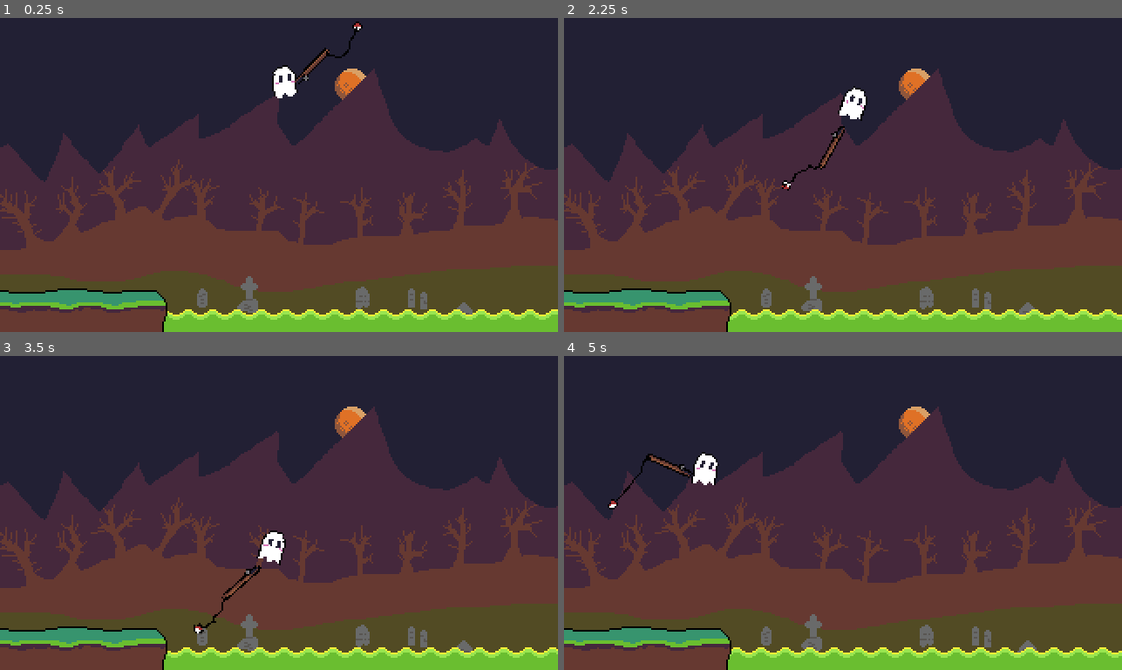
Above: before the commit, frames 1-4 (two rows, left to right).
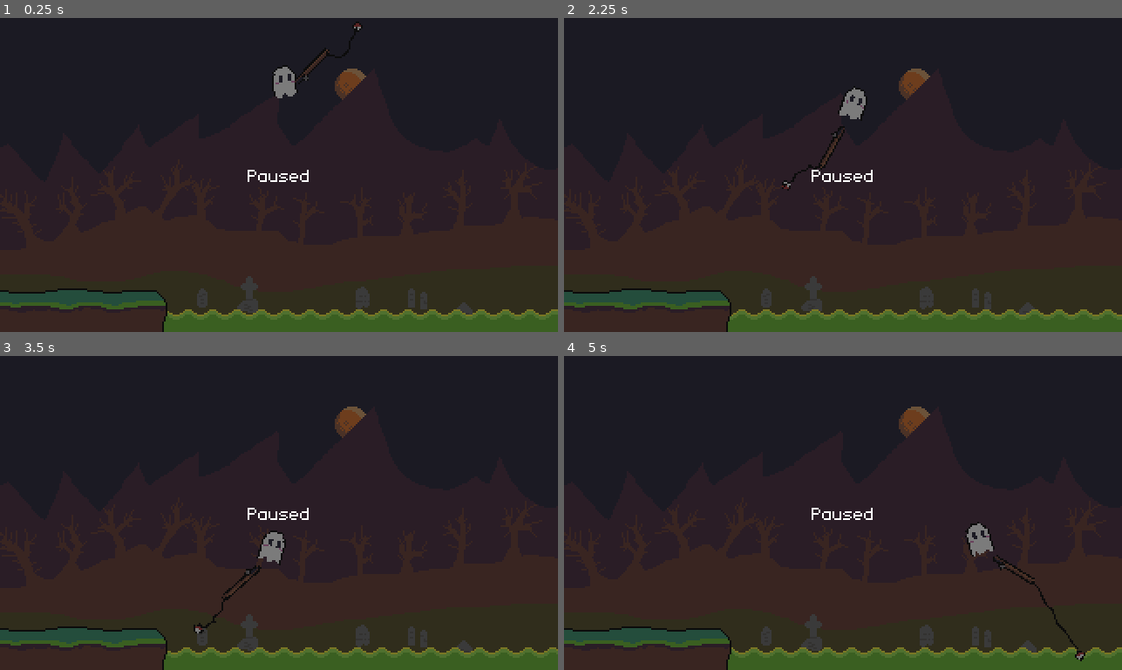
Above: after the commit, the same moments.

Repository: thomz12/LD58
Game: Godot game, scene res://scenes/game.tscn
The game is run twice, just before and just after one commit, with the same random seed, the same clock (stepped at 60 frames per second) and the same inputs. Before the commit the project starts from res://scenes/main.tscn.
Inputs (mouse positions are in pixels of both pictures, inside the frame that each line leads up to):
- Up to frame 1 (0.25 s): no input
- Up to frame 2 (2.25 s): move the mouse to (965, 159) at 0.52 s; move the mouse to (731, 190) at 1.27 s; move the mouse to (898, 105) at 2.02 s
- Up to frame 3 (3.5 s): move the mouse to (251, 575) at 2.77 s
- Up to frame 4 (5 s): move the mouse to (1010, 560) at 3.52 s; tap Escape (pause, bound only after the commit) at 4.15 s; move the mouse to (675, 465) at 4.27 s

The runs differ from the first frame. In frame 1, 63% of the frame differs, in the area x 0-100%, y 1-100%; in frame 2, 63%; in frame 3, 62%; in frame 4, 63%, in the area x 0-100%, y 16-100%.

Commit message:
Game can now be paused

Diff:
--- a/ld-58/project.godot
+++ b/ld-58/project.godot
@@ -11,7 +11,7 @@
 [application]
 
 config/name="LD58"
-run/main_scene="uid://bgjyxgqyuigc1"
+run/main_scene="uid://c26ji0hvkb1ro"
 config/features=PackedStringArray("4.5", "GL Compatibility")
 config/icon="res://icon.svg"
 
@@ -29,6 +29,14 @@
 window/size/window_height_override=720
 window/stretch/mode="viewport"
 window/stretch/scale_mode="integer"
+
+[input]
+
+pause={
+"deadzone": 0.2,
+"events": [Object(InputEventKey,"resource_local_to_scene":false,"resource_name":"","device":-1,"window_id":0,"alt_pressed":false,"shift_pressed":false,"ctrl_pressed":false,"meta_pressed":false,"pressed":false,"keycode":0,"physical_keycode":4194305,"key_label":0,"unicode":0,"location":0,"echo":false,"script":null)
+]
+}
 
 [layer_names]
 
--- /dev/null
+++ b/ld-58/scenes/game.tscn
@@ -0,0 +1,46 @@
+[gd_scene load_steps=4 format=3 uid="uid://c26ji0hvkb1ro"]
+
+[ext_resource type="PackedScene" uid="uid://bgjyxgqyuigc1" path="res://scenes/main.tscn" id="1_uwrxv"]
+[ext_resource type="Script" uid="uid://bcq8qcf1dkyha" path="res://scripts/game.gd" id="1_yqjtg"]
+[ext_resource type="Theme" uid="uid://bwgtcoet55w6c" path="res://scenes/ui/ui_theme.tres" id="3_lnu2h"]
+
+[node name="Game" type="Node2D"]
+process_mode = 3
+script = ExtResource("1_yqjtg")
+
+[node name="Main" parent="." instance=ExtResource("1_uwrxv")]
+
+[node name="CanvasLayer" type="CanvasLayer" parent="."]
+
+[node name="PauseMenu" type="Control" parent="CanvasLayer"]
+unique_name_in_owner = true
+layout_mode = 3
+anchors_preset = 15
+anchor_right = 1.0
+anchor_bottom = 1.0
+grow_horizontal = 2
+grow_vertical = 2
+theme = ExtResource("3_lnu2h")
+
+[node name="ColorRect" type="ColorRect" parent="CanvasLayer/PauseMenu"]
+layout_mode = 1
+anchors_preset = 15
+anchor_right = 1.0
+anchor_bottom = 1.0
+grow_horizontal = 2
+grow_vertical = 2
+color = Color(0.08468992, 0.08468992, 0.08468992, 0.5647059)
+
+[node name="CenterContainer" type="CenterContainer" parent="CanvasLayer/PauseMenu"]
+layout_mode = 1
+anchors_preset = 15
+anchor_right = 1.0
+anchor_bottom = 1.0
+grow_horizontal = 2
+grow_vertical = 2
+
+[node name="LabelTitle" type="Label" parent="CanvasLayer/PauseMenu/CenterContainer"]
+layout_mode = 2
+text = "Paused"
+horizontal_alignment = 1
+vertical_alignment = 1
--- a/ld-58/scenes/main.tscn
+++ b/ld-58/scenes/main.tscn
@@ -17,6 +17,7 @@
 size = Vector2(20, 184)
 
 [node name="Main" type="Node2D"]
+process_mode = 1
 
 [node name="Background1" type="Sprite2D" parent="."]
 
--- /dev/null
+++ b/ld-58/scripts/game.gd
@@ -0,0 +1,9 @@
+extends Node2D
+
+@onready var pause_menu: Control = %PauseMenu
+
+
+func _process(delta: float) -> void:
+	if Input.is_action_just_pressed("pause"):
+		get_tree().paused = !get_tree().paused
+		pause_menu.visible = get_tree().paused
--- a/ld-58/scripts/ui/hud.gd
+++ b/ld-58/scripts/ui/hud.gd
@@ -8,6 +8,6 @@
 
 
 func _on_new_fish_type_caught(data: FishType) -> void:
-	var notification = notification_fish_scene.instantiate() as NotificationNewFishType
-	notification.data = data
-	add_child(notification)
+	var new_notification = notification_fish_scene.instantiate() as NotificationNewFishType
+	new_notification.data = data
+	add_child(new_notification)
Not shown, added: ld-58/scripts/game.gd.uid
